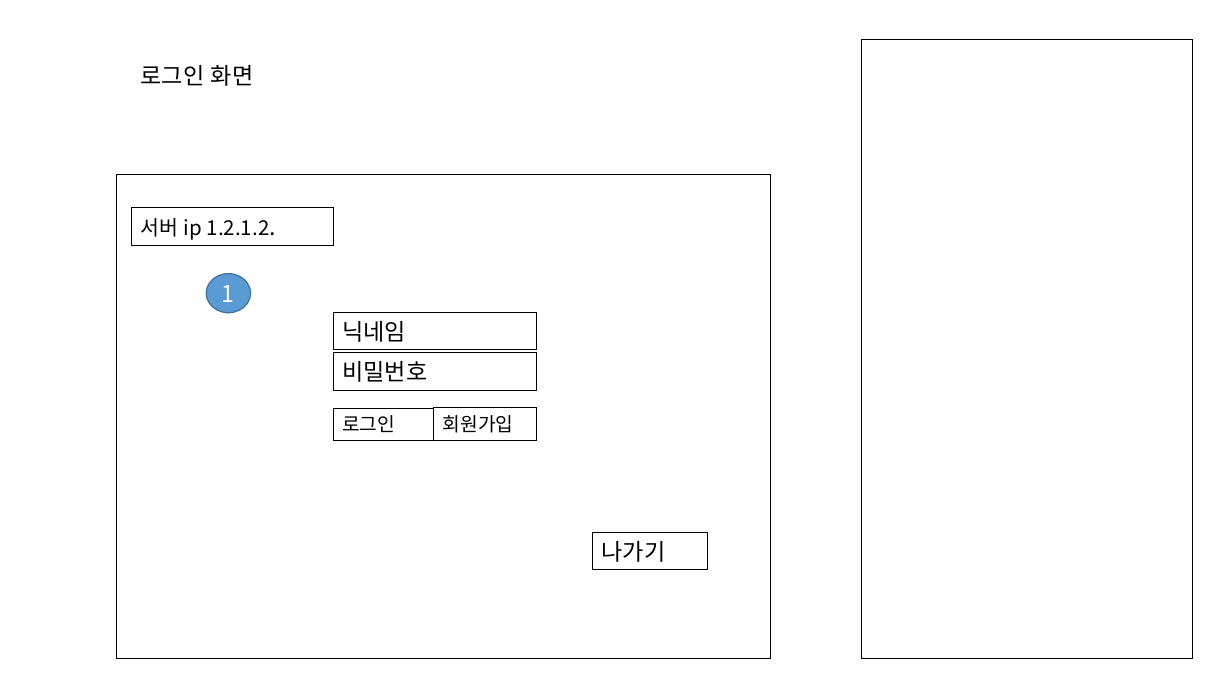
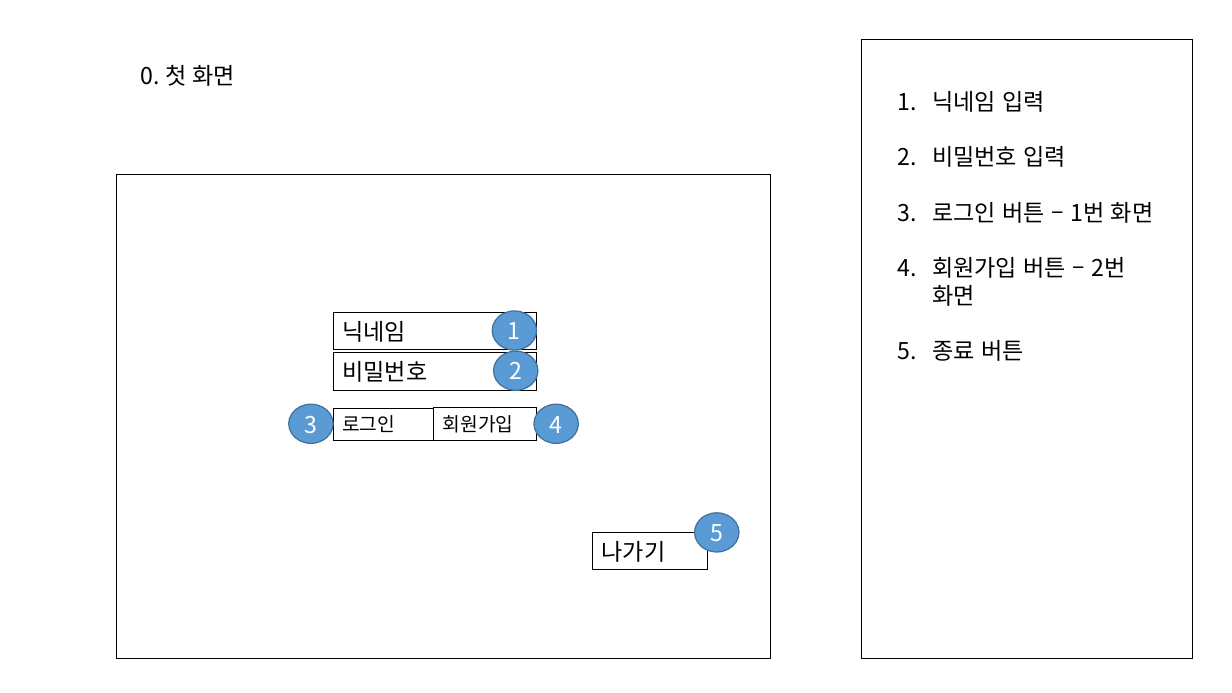
Before and after one commit to Hernameis/rockSissorsPaper_Online, a slide deck: slide 3 of StoryBoard.pptx (slide 4 before the commit). Drawn at 1232x693 pixels with LibreOffice and Linux fonts; fonts in the diff are those of the drawing. Boxes give left, top, right and bottom in pixels: in the first picture for what was removed or moved away, otherwise in the second. Text is boxed around its words. In the diff, an @@ line names an element or a change of style, - is before the commit and + after.

```diff
--- a/StoryBoard.pptx
+++ b/StoryBoard.pptx
@@ text at (x1=141, y1=64, x2=236, y2=86): text changed @@
-로그인 화면
+0. 첫 화면
@@ text added at (x1=932, y1=91, x2=1154, y2=361), 18 pt, text #000000 @@
+1. 닉네임 입력
+2. 비밀번호 입력
+3. 로그인 버튼 – 1번 화면
+4. 회원가입 버튼 – 2번 화면
+5. 종료 버튼
@@ rectangle removed at (x1=131, y1=208, x2=333, y2=245) @@
-서버 ip 1.2.1.2.
@@ ellipse "1" moved from (x1=206, y1=274, x2=250, y2=312) to (x1=493, y1=311, x2=537, y2=350) @@
@@ ellipse added at (x1=494, y1=351, x2=538, y2=390), fill #5B9BD5, outline #43739E 1 pt, 18 pt, text #FFFFFF @@
+2
@@ ellipse added at (x1=288, y1=404, x2=333, y2=443), fill #5B9BD5, outline #43739E 1 pt, 18 pt, text #FFFFFF @@
+3
@@ ellipse added at (x1=534, y1=404, x2=579, y2=443), fill #5B9BD5, outline #43739E 1 pt, 18 pt, text #FFFFFF @@
+4
@@ ellipse added at (x1=695, y1=513, x2=739, y2=552), fill #5B9BD5, outline #43739E 1 pt, 18 pt, text #FFFFFF @@
+5
```
Also in this commit, not shown: 5 other slides changed, 5 slides added, 8 slides removed, 20 other files.
